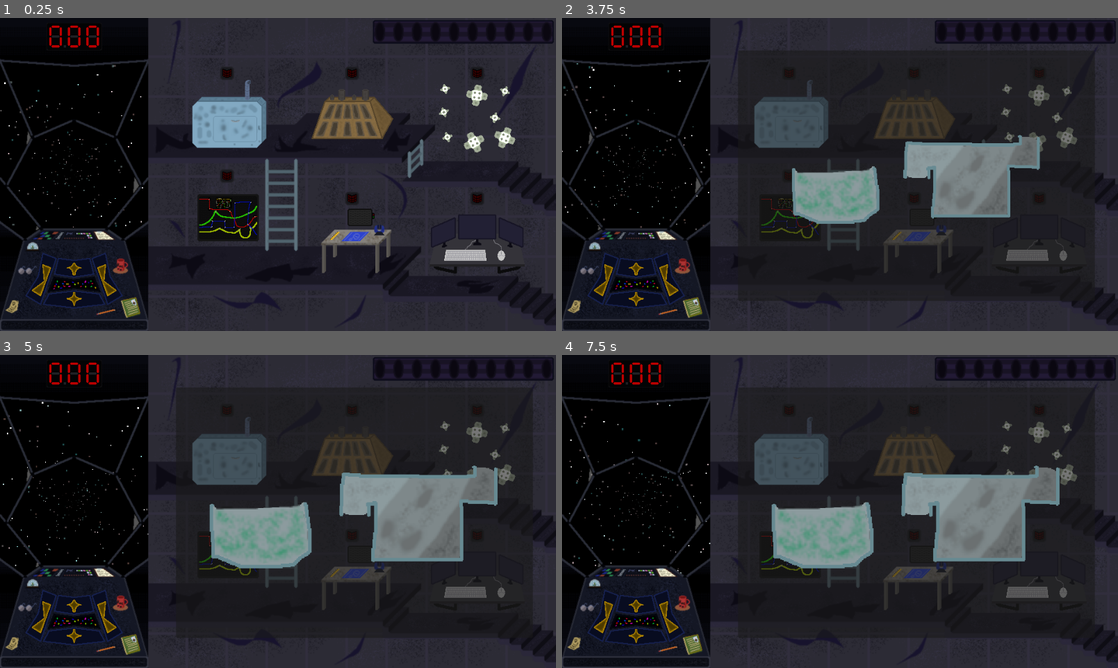
Above: before the commit, frames 1-4 (two rows, left to right).
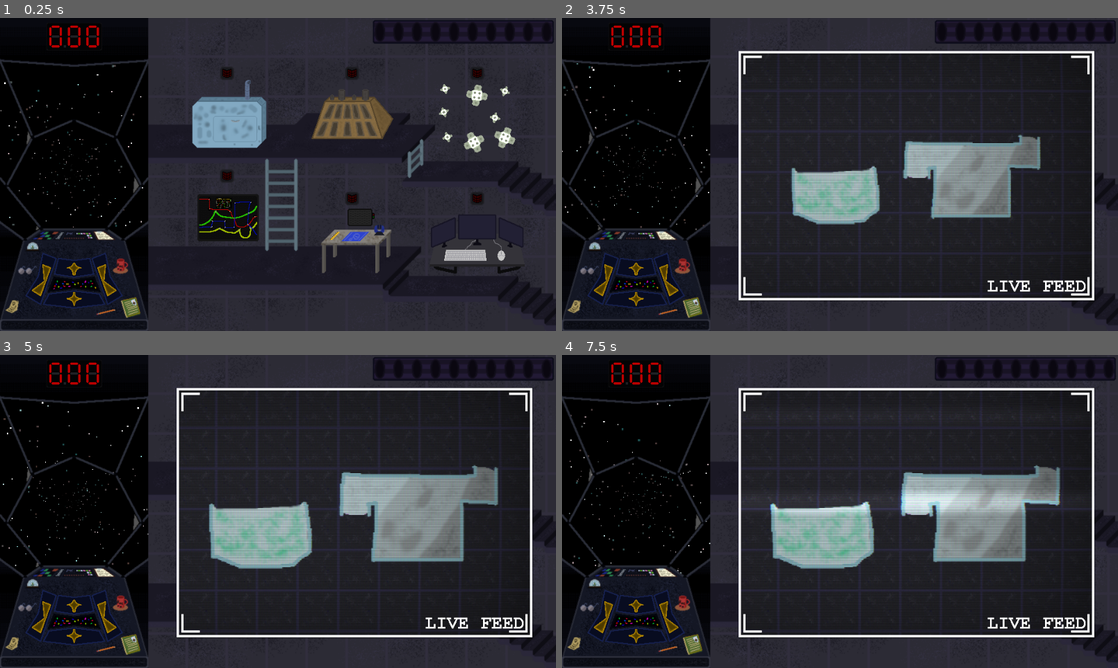
Above: after the commit, the same moments.

Repository: kedalovo/-SG-Spaceship-Management
Game: Godot game, scene res://Game Scene/Game.tscn
The game is run twice, just before and just after one commit, with the same random seed, the same clock (stepped at 60 frames per second) and the same inputs.
Inputs (mouse positions are in pixels of both pictures, inside the frame that each line leads up to):
- Up to frame 1 (0.25 s): no input
- Up to frame 2 (3.75 s): click (600, 277) at 0.5 s; click (634, 302) at 1.25 s; click (667, 277) at 2 s; click (634, 268) at 2.75 s; click (789, 115) at 3.52 s
- Up to frame 3 (5 s): move the mouse to (400, 495) at 4.27 s; hold Right (right) from 4.28 s (still down); hold ` (test) from 4.28 s (still down); click (400, 495) at 4.42 s
- Up to frame 4 (7.5 s): move the mouse to (728, 527) at 5.02 s; release Right (right) at 5.03 s; release ` (test) at 5.03 s; hold Down (down) 5.03-5.78 s; tap Space (test1) at 5.1, 6.6 s; move the mouse to (895, 442) at 5.77 s; hold Right (right) 5.78-6.53 s; hold ` (test) 5.78-6.53 s; move the mouse to (812, 574) at 6.52 s; hold Up (up) 6.53-7.28 s; click (812, 574) at 6.67 s; move the mouse to (1006, 558) at 7.27 s; hold Left (left) from 7.28 s (still down); hold ` (test) from 7.28 s (still down)

The runs differ from the first frame. In frame 1, 0.1% of the frame differs, in the area x 28-96%, y 0-97%; in frame 2, 11%; in frame 3, 11%; in frame 4, 13%.

Commit message:
Added visuals for the systems container, it's now a CRT screen showing a camera feed

Diff:
--- a/Game Scene/Game.tscn
+++ b/Game Scene/Game.tscn
@@ -45,7 +45,11 @@
 [ext_resource type="PackedScene" uid="uid://c88opie2hw5hq" path="res://Clock/clock.tscn" id="21_wxrcd"]
 [ext_resource type="PackedScene" uid="uid://c1lkqnbuafwie" path="res://Space/space.tscn" id="24_qmju5"]
 [ext_resource type="Texture2D" uid="uid://b3hovyjabxyw3" path="res://Systems/Systems Cracks.png" id="24_sngj0"]
+[ext_resource type="Texture2D" uid="uid://bajrehqar6o1c" path="res://Systems/Systems container.png" id="41_cghc3"]
+[ext_resource type="Texture2D" uid="uid://d120brxfi0olu" path="res://Systems/Red dot.png" id="42_1fkf3"]
+[ext_resource type="Texture2D" uid="uid://bdyrpfgdk7dns" path="res://Systems/Wall tile.png" id="43_se6t5"]
 [ext_resource type="PackedScene" uid="uid://dh1g8tgwww50" path="res://Map/map.tscn" id="43_xxu5e"]
+[ext_resource type="Shader" path="res://Resources/CRT.gdshader" id="44_wf2gm"]
 [ext_resource type="PackedScene" uid="uid://esnak8iwscmb" path="res://Balance/balance.tscn" id="45_a0v1l"]
 [ext_resource type="PackedScene" uid="uid://btvb5400v1yyr" path="res://Store/store.tscn" id="46_ilj7l"]
 [ext_resource type="Script" path="res://Game Scene/system_fog.gd" id="47_tadro"]
@@ -63,6 +67,37 @@
 color_ramp = SubResource("Gradient_bmxab")
 noise = SubResource("FastNoiseLite_onxe7")
 
+[sub_resource type="Animation" id="Animation_r4wjc"]
+length = 0.001
+tracks/0/type = "value"
+tracks/0/imported = false
+tracks/0/enabled = true
+tracks/0/path = NodePath("Dirt:modulate")
+tracks/0/interp = 1
+tracks/0/loop_wrap = true
+tracks/0/keys = {
+"times": PackedFloat32Array(0),
+"transitions": PackedFloat32Array(1),
+"update": 0,
+"values": [Color(1, 1, 1, 0)]
+}
+
+[sub_resource type="Animation" id="Animation_w838b"]
+resource_name = "hide"
+step = 0.1
+tracks/0/type = "value"
+tracks/0/imported = false
+tracks/0/enabled = true
+tracks/0/path = NodePath("Dirt:modulate")
+tracks/0/interp = 1
+tracks/0/loop_wrap = true
+tracks/0/keys = {
+"times": PackedFloat32Array(0, 1),
+"transitions": PackedFloat32Array(1, 1),
+"update": 0,
+"values": [Color(1, 1, 1, 1), Color(1, 1, 1, 0)]
+}
+
 [sub_resource type="Animation" id="Animation_j1jxd"]
 resource_name = "show"
 length = 5.0
@@ -78,37 +113,6 @@
 "transitions": PackedFloat32Array(1, 1),
 "update": 0,
 "values": [Color(1, 1, 1, 0), Color(1, 1, 1, 1)]
-}
-
-[sub_resource type="Animation" id="Animation_r4wjc"]
-length = 0.001
-tracks/0/type = "value"
-tracks/0/imported = false
-tracks/0/enabled = true
-tracks/0/path = NodePath("Dirt:modulate")
-tracks/0/interp = 1
-tracks/0/loop_wrap = true
-tracks/0/keys = {
-"times": PackedFloat32Array(0),
-"transitions": PackedFloat32Array(1),
-"update": 0,
-"values": [Color(1, 1, 1, 0)]
-}
-
-[sub_resource type="Animation" id="Animation_w838b"]
-resource_name = "hide"
-step = 0.1
-tracks/0/type = "value"
-tracks/0/imported = false
-tracks/0/enabled = true
-tracks/0/path = NodePath("Dirt:modulate")
-tracks/0/interp = 1
-tracks/0/loop_wrap = true
-tracks/0/keys = {
-"times": PackedFloat32Array(0, 1),
-"transitions": PackedFloat32Array(1, 1),
-"update": 0,
-"values": [Color(1, 1, 1, 1), Color(1, 1, 1, 0)]
 }
 
 [sub_resource type="AnimationLibrary" id="AnimationLibrary_0bilx"]
@@ -229,22 +233,6 @@
 "times": PackedFloat32Array(0)
 }
 
-[sub_resource type="Animation" id="Animation_xrol2"]
-resource_name = "idle"
-loop_mode = 1
-step = 0.05
-tracks/0/type = "bezier"
-tracks/0/imported = false
-tracks/0/enabled = true
-tracks/0/path = NodePath(".:energy")
-tracks/0/interp = 1
-tracks/0/loop_wrap = true
-tracks/0/keys = {
-"handle_modes": PackedInt32Array(0, 0, 0),
-"points": PackedFloat32Array(1, 0, 0, 0.1, 0, 5, -0.1, 0, 0.1, 0, 1, -0.1, 0, 0, 0),
-"times": PackedFloat32Array(0, 0.5, 1)
-}
-
 [sub_resource type="Animation" id="Animation_ojatj"]
 resource_name = "crazy"
 length = 0.3
@@ -263,6 +251,22 @@
 "values": [1.0, 5.0]
 }
 
+[sub_resource type="Animation" id="Animation_xrol2"]
+resource_name = "idle"
+loop_mode = 1
+step = 0.05
+tracks/0/type = "bezier"
+tracks/0/imported = false
+tracks/0/enabled = true
+tracks/0/path = NodePath(".:energy")
+tracks/0/interp = 1
+tracks/0/loop_wrap = true
+tracks/0/keys = {
+"handle_modes": PackedInt32Array(0, 0, 0),
+"points": PackedFloat32Array(1, 0, 0, 0.1, 0, 5, -0.1, 0, 0.1, 0, 1, -0.1, 0, 0, 0),
+"times": PackedFloat32Array(0, 0.5, 1)
+}
+
 [sub_resource type="AnimationLibrary" id="AnimationLibrary_gutu4"]
 _data = {
 "RESET": SubResource("Animation_5t5ek"),
@@ -274,6 +278,65 @@
 offsets = PackedFloat32Array(0.8, 1)
 colors = PackedColorArray(1, 1, 1, 1, 1, 1, 1, 0)
 metadata/_snap_enabled = true
+
+[sub_resource type="StyleBoxTexture" id="StyleBoxTexture_0rv56"]
+texture = ExtResource("41_cghc3")
+
+[sub_resource type="Animation" id="Animation_a4drl"]
+resource_name = "flash"
+length = 2.0
+loop_mode = 1
+step = 0.1
+tracks/0/type = "value"
+tracks/0/imported = false
+tracks/0/enabled = true
+tracks/0/path = NodePath(".:visible")
+tracks/0/interp = 1
+tracks/0/loop_wrap = true
+tracks/0/keys = {
+"times": PackedFloat32Array(0, 1, 2),
+"transitions": PackedFloat32Array(1, 1, 1),
+"update": 1,
+"values": [true, false, true]
+}
+
+[sub_resource type="Animation" id="Animation_5rbkm"]
+length = 0.001
+tracks/0/type = "value"
+tracks/0/imported = false
+tracks/0/enabled = true
+tracks/0/path = NodePath(".:visible")
+tracks/0/interp = 1
+tracks/0/loop_wrap = true
+tracks/0/keys = {
+"times": PackedFloat32Array(0),
+"transitions": PackedFloat32Array(1),
+"update": 1,
+"values": [true]
+}
+
+[sub_resource type="AnimationLibrary" id="AnimationLibrary_4fdyn"]
+_data = {
+"RESET": SubResource("Animation_5rbkm"),
+"flash": SubResource("Animation_a4drl")
+}
+
+[sub_resource type="ShaderMaterial" id="ShaderMaterial_vl17f"]
+shader = ExtResource("44_wf2gm")
+shader_parameter/resolution = Vector2(640, 360)
+shader_parameter/scan_line_amount = 0.5
+shader_parameter/warp_amount = 0.1
+shader_parameter/noise_amount = 0.01
+shader_parameter/interference_amount = 0.2
+shader_parameter/grille_amount = 0.1
+shader_parameter/grille_size = 1.0
+shader_parameter/vignette_amount = 0.6
+shader_parameter/vignette_intensity = 0.4
+shader_parameter/aberation_amount = 0.1
+shader_parameter/roll_line_amount = 0.3
+shader_parameter/roll_speed = 1.0
+shader_parameter/scan_line_strength = -10.0
+shader_parameter/pixel_strength = -2.0
 
 [sub_resource type="Animation" id="Animation_gjldm"]
 length = 0.001
@@ -581,6 +644,7 @@
 texture = ExtResource("2_idqil")
 
 [node name="Cracks" type="Sprite2D" parent="Systems Background"]
+visible = false
 texture = ExtResource("24_sngj0")
 
 [node name="Systems Sprites" type="Node2D" parent="."]
@@ -902,17 +966,67 @@
 
 [node name="System Container" type="Control" parent="."]
 visible = false
+z_index = 2
 layout_mode = 3
 anchors_preset = 0
 offset_right = 960.0
 offset_bottom = 540.0
+metadata/_edit_lock_ = true
 
 [node name="System Close-up Marker" type="Panel" parent="System Container"]
+z_index = 2
 layout_mode = 0
 offset_left = 304.0
 offset_top = 56.0
 offset_right = 920.0
 offset_bottom = 488.0
+theme_override_styles/panel = SubResource("StyleBoxTexture_0rv56")
+metadata/_edit_lock_ = true
+
+[node name="Red Dot" type="TextureRect" parent="System Container/System Close-up Marker"]
+layout_mode = 1
+anchors_preset = 3
+anchor_left = 1.0
+anchor_top = 1.0
+anchor_right = 1.0
+anchor_bottom = 1.0
+offset_left = -208.0
+offset_top = -35.0
+offset_right = -189.0
+offset_bottom = -16.0
+grow_horizontal = 0
+grow_vertical = 0
+texture = ExtResource("42_1fkf3")
+stretch_mode = 2
+metadata/_edit_lock_ = true
+
+[node name="Animator" type="AnimationPlayer" parent="System Container/System Close-up Marker/Red Dot"]
+libraries = {
+"": SubResource("AnimationLibrary_4fdyn")
+}
+autoplay = "flash"
+
+[node name="Shader Rect" type="ColorRect" parent="System Container/System Close-up Marker"]
+show_behind_parent = true
+material = SubResource("ShaderMaterial_vl17f")
+layout_mode = 1
+anchors_preset = 15
+anchor_right = 1.0
+anchor_bottom = 1.0
+grow_horizontal = 2
+grow_vertical = 2
+
+[node name="Background" type="TextureRect" parent="System Container/System Close-up Marker"]
+show_behind_parent = true
+z_index = -2
+layout_mode = 1
+anchors_preset = 15
+anchor_right = 1.0
+anchor_bottom = 1.0
+grow_horizontal = 2
+grow_vertical = 2
+texture = ExtResource("43_se6t5")
+stretch_mode = 1
 
 [node name="SubViewportContainer" type="SubViewportContainer" parent="."]
 visible = false
Not shown: 1 places in Game Scene/Game.tscn that only renumber resources
Binary file added: Systems/Red dot.png
Not shown, added: Systems/Red dot.png.import
Binary file added: Systems/Systems container.png
Not shown, added: Systems/Systems container.png.import
Binary file added: Systems/Wall tile.png
Not shown, added: Systems/Wall tile.png.import
